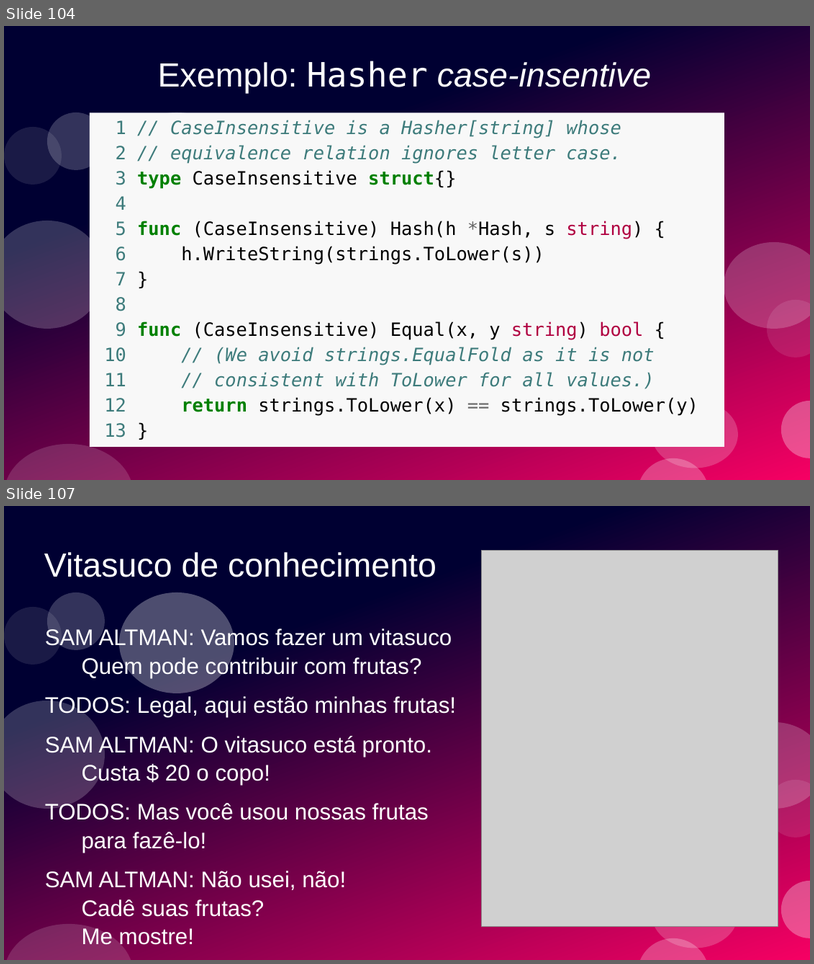
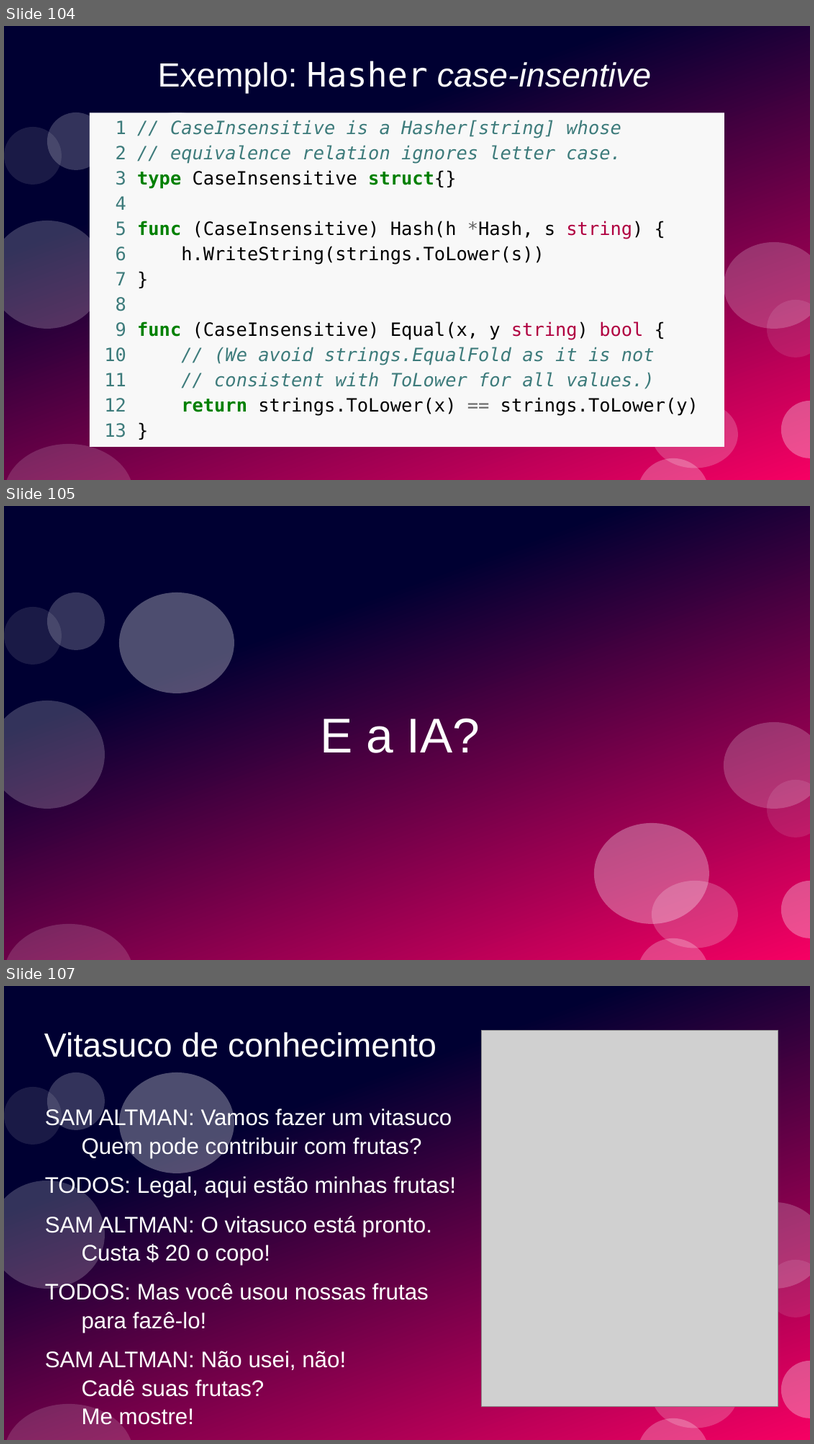
Before and after one commit to ramalho/sets-in-go, a slide deck: conj-em-go1_28.odp. Shown one above the other, each under a label of ours: slides 104 and 107 before the commit, slides 104, 105 and 107 after it; the slides between them are not shown. The pictures are 814x964 and 814x1444 pixels, drawn with LibreOffice and Linux fonts; fonts in the diff are those of the drawing; grey boxes stand for pictures. Boxes give left, top, right and bottom in pixels: in the first picture for what was removed or moved away, otherwise in the second. Text is boxed around its words. In the diff, an @@ line names an element or a change of style, - is before the commit and + after.

```diff
--- a/conj-em-go1_28.odp
+++ b/conj-em-go1_28.odp
@@ slide 105 added at (4,506,810,960), background #FFFFFF; not listed: 11 template elements that a slide beside it also shows @@
@@ title added at (320,718,481,753), 48 pt, text #FFFFFF @@
+E a IA?
@@ ellipse added at (594,823,710,924), fill #FFFFFF at 30% opacity @@
```
Also in this commit, not shown: 3 slides changed, 1 other slide added, 1 slide removed, 1 other file.
